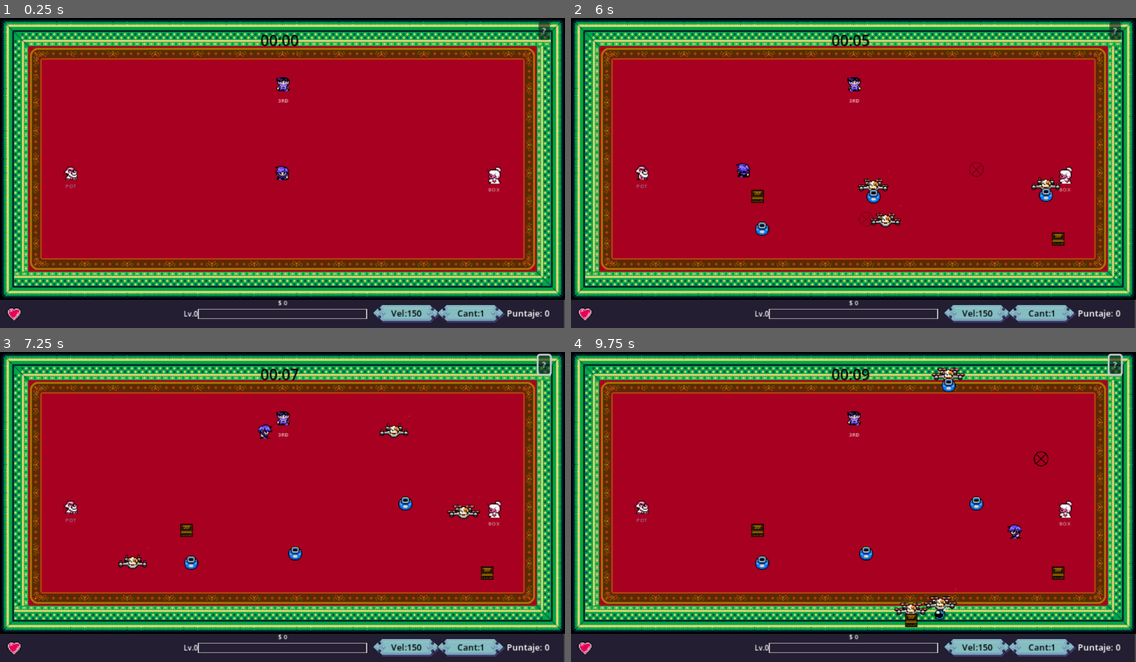
Above: before the commit, frames 1-4 (two rows, left to right).
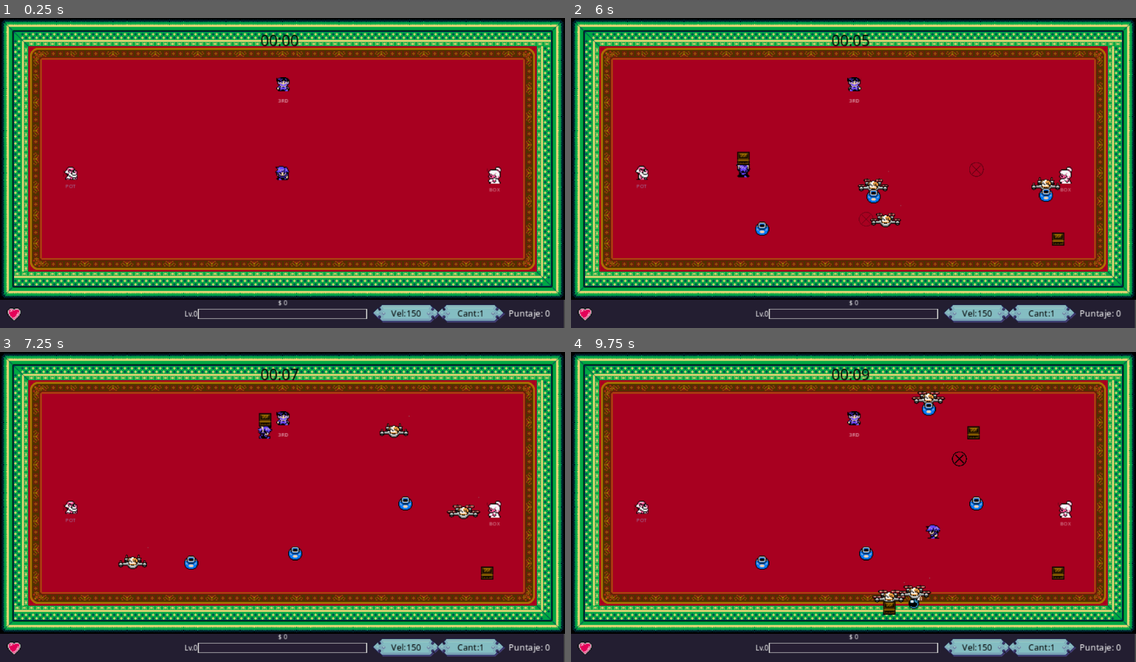
Above: after the commit, the same moments.

Repository: jaydev404/omega-kiro-game
Game: Godot game, scene res://Scenes/Levels/ChaosGame.tscn
Two runs of this game, one before a commit and one after it. Both use one fixed random seed, a clock stepped at 60 frames per second and the inputs below. This scene is started directly instead of the project's main scene.
Inputs (mouse positions are in pixels of both pictures, inside the frame that each line leads up to):
- Up to frame 1 (0.25 s): no input
- Up to frame 2 (6 s): click (1113, 30) at 0.5 s, where only the run before the commit has a clickable "?"; tap Enter (ui_accept) at 1.25, 1.52, 2.27, 3.77, 4.52, 5.27 s; move the mouse to (825, 235) at 1.27 s; hold E (interact) 1.28-2.03 s; hold Up (ui_up) 1.28-2.78 s; click (825, 235) at 1.42 s; move the mouse to (1023, 219) at 2.02 s; tap Shift (sprint) at 2.1 s; move the mouse to (684, 126) at 2.77 s; hold Left (ui_left) 2.78-4.28 s; tap Keypad Enter at 2.85, 5.1 s; move the mouse to (881, 173) at 3.52 s; tap E (interact) at 3.6 s; click (881, 173) at 3.67 s; move the mouse to (768, 95) at 4.27 s; hold Down (ui_down) 4.28-5.03 s; hold Shift (sprint) 4.28-5.03 s; move the mouse to (977, 157) at 5.02 s; hold Right (ui_right) 5.03-5.78 s; move the mouse to (740, 188) at 5.77 s; hold Up (ui_up) from 5.78 s (still down); hold E (interact) from 5.78 s (still down); click (740, 188) at 5.92 s
- Up to frame 3 (7.25 s): move the mouse to (339, 438) at 6.52 s; release Up (ui_up) at 6.53 s; release E (interact) at 6.53 s; hold Right (ui_right) from 6.53 s (still down); tap Shift (sprint) at 6.6 s; tap Enter (ui_accept) at 6.77 s
- Up to frame 4 (9.75 s): move the mouse to (825, 569) at 7.27 s; tap Keypad Enter at 7.35, 9.6 s; tap Enter (ui_accept) at 7.52, 8.27 s; move the mouse to (1023, 553) at 8.02 s; tap E (interact) at 8.1 s; click (1023, 553) at 8.17 s; move the mouse to (684, 460) at 8.77 s; release Right (ui_right) at 8.78 s; hold Down (ui_down) 8.78-9.53 s; hold Shift (sprint) 8.78-9.53 s; move the mouse to (881, 507) at 9.52 s; hold Left (ui_left) from 9.53 s (still down)

The runs differ from the first frame. In frame 1, 0.4% of the frame differs, in the area x 12-98%, y 1-98%; in frame 2, 0.7%; in frame 3, 0.7%; in frame 4, 2.5%, in the area x 12-98%, y 0-98%.

Commit message:
fix: unicode chars in web, remove floating ? button, fix delivery sprites
Web font fix:
- Added Assets/Fonts/NotoSans-Regular.ttf (629KB, SIL OFL license)
- Created Resources/UITheme.tres as global UI theme with NotoSans
- Registered theme in project.godot [gui] section
- Fixes arrow symbols (> < ^ v triangle) showing as boxes in Web export

Help screen fixes:
- HelpScreen.tscn: delivery truck sprites (id 8,9,10) now use AtlasTexture
  sub-resources to show only first 16x16 frame
- Added atlas_truck1/2/3 sub-resources with correct region sizes

UI cleanup:
- Removed floating BtnHelp (?) from ChaosMainMenu.tscn
- Removed BtnHelp node and GameManager connection from ChaosGame.tscn

Diff:
--- /dev/null
+++ b/Resources/UITheme.tres
@@ -0,0 +1,10 @@
+[gd_resource type="Theme" load_steps=3 format=3]
+
+[ext_resource type="FontFile" path="res://Assets/Fonts/NotoSans-Regular.ttf" id="1"]
+
+[sub_resource type="FontVariation" id="FontVariation_default"]
+base_font = ExtResource("1")
+
+[resource]
+default_font = SubResource("FontVariation_default")
+default_font_size = 8
--- a/Scenes/Levels/ChaosGame.tscn
+++ b/Scenes/Levels/ChaosGame.tscn
@@ -562,15 +562,6 @@
 [node name="DeliveryTruckThird" parent="." unique_id=1247381373 instance=ExtResource("12_n0a8c")]
 position = Vector2(321, 75)
 
-[node name="BtnHelp" type="Button" parent="." unique_id=626501411]
-process_mode = 3
-offset_left = 610.0
-offset_top = 4.0
-offset_right = 26.0
-offset_bottom = 18.0
-theme_override_font_sizes/font_size = 9
-text = "?"
-
 [node name="HelpScreenLayer" type="CanvasLayer" parent="." unique_id=249599407]
 process_mode = 3
 visible = false
--- a/Scenes/UI/ChaosMainMenu.tscn
+++ b/Scenes/UI/ChaosMainMenu.tscn
@@ -164,15 +164,6 @@
 theme_override_font_sizes/font_size = 7
 text = "RESET SAVE"
 
-[node name="BtnHelp" type="Button" parent="." unique_id=1841085855]
-offset_left = 610.0
-offset_top = 4.0
-offset_right = 26.0
-offset_bottom = 18.0
-tooltip_text = "Ayuda"
-theme_override_font_sizes/font_size = 9
-text = "?"
-
 [node name="HelpScreenLayer" type="CanvasLayer" parent="." unique_id=731214278]
 
 [node name="HelpScreen" parent="HelpScreenLayer" unique_id=1845563697 instance=ExtResource("7_help")]
--- a/Scenes/UI/HelpScreen.tscn
+++ b/Scenes/UI/HelpScreen.tscn
@@ -24,6 +24,18 @@
 
 [sub_resource type="AtlasTexture" id="atlas_bomb"]
 atlas = ExtResource("4")
+region = Rect2(0, 0, 16, 16)
+
+[sub_resource type="AtlasTexture" id="atlas_truck1"]
+atlas = ExtResource("8")
+region = Rect2(0, 0, 16, 24)
+
+[sub_resource type="AtlasTexture" id="atlas_truck2"]
+atlas = ExtResource("9")
+region = Rect2(0, 0, 16, 16)
+
+[sub_resource type="AtlasTexture" id="atlas_truck3"]
+atlas = ExtResource("10")
 region = Rect2(0, 0, 16, 16)
 
 [node name="HelpScreen" type="Control" unique_id=2114886498]
@@ -426,7 +438,7 @@
 [node name="Ico" type="TextureRect" parent="Panel/Content/Tab2/Row1" unique_id=674078958]
 custom_minimum_size = Vector2(24, 24)
 layout_mode = 2
-texture = ExtResource("8")
+texture = SubResource("atlas_truck1")
 expand_mode = 1
 stretch_mode = 5
 
@@ -456,7 +468,7 @@
 [node name="Ico" type="TextureRect" parent="Panel/Content/Tab2/Row2" unique_id=107267805]
 custom_minimum_size = Vector2(24, 24)
 layout_mode = 2
-texture = ExtResource("9")
+texture = SubResource("atlas_truck2")
 expand_mode = 1
 stretch_mode = 5
 
@@ -486,7 +498,7 @@
 [node name="Ico" type="TextureRect" parent="Panel/Content/Tab2/Row3" unique_id=2000647819]
 custom_minimum_size = Vector2(24, 24)
 layout_mode = 2
-texture = ExtResource("10")
+texture = SubResource("atlas_truck3")
 expand_mode = 1
 stretch_mode = 5
 
--- a/Scripts/GameManager.gd
+++ b/Scripts/GameManager.gd
@@ -109,11 +109,6 @@
 		_btn_main_menu.pressed.connect(_on_main_menu)
 	if _btn_quit:
 		_btn_quit.pressed.connect(_on_quit)
-	# Botón de ayuda en HUD
-	var btn_help := get_tree().current_scene.get_node_or_null("BtnHelp") as Button
-	var help_screen := get_tree().current_scene.get_node_or_null("HelpScreenLayer/HelpScreen")
-	if btn_help and help_screen:
-		btn_help.pressed.connect(func(): help_screen.visible = true)
 
 	if _power_menu:
 		_power_menu.visible = false
--- a/project.godot
+++ b/project.godot
@@ -26,6 +26,10 @@
 window/size/window_width_override=1280
 window/size/window_height_override=704
 window/stretch/mode="canvas_items"
+
+[gui]
+
+theme/custom="res://Resources/UITheme.tres"
 
 [input]
 
Binary file added: Assets/Fonts/NotoSans-Regular.ttf
